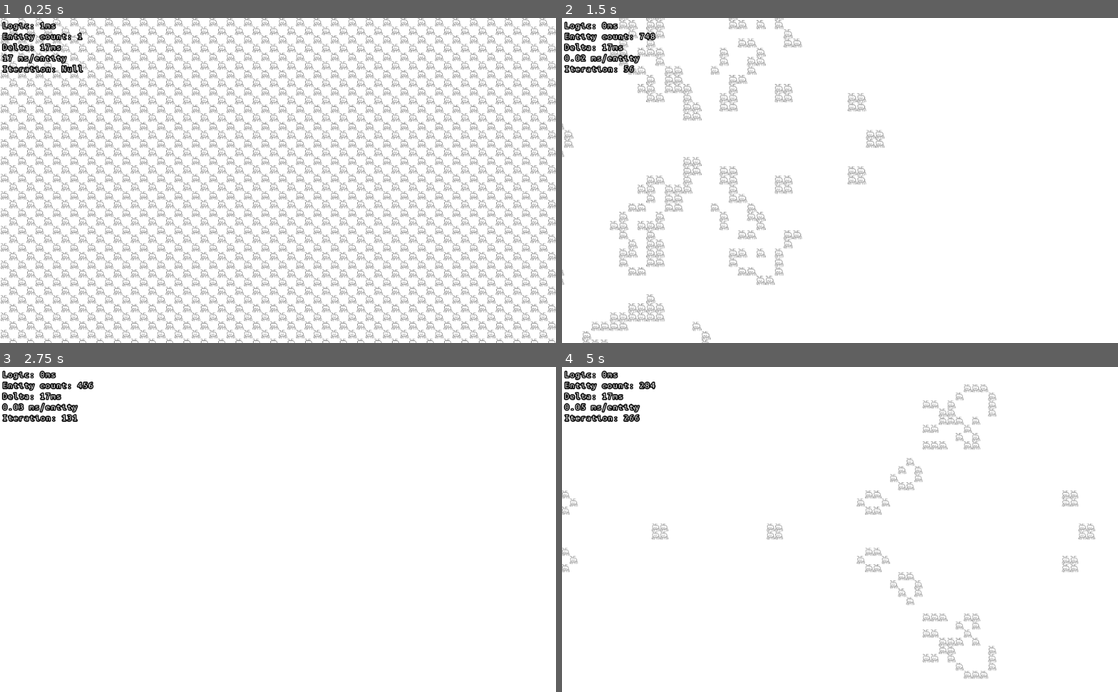
Above: before the commit, frames 1-4 (two rows, left to right).
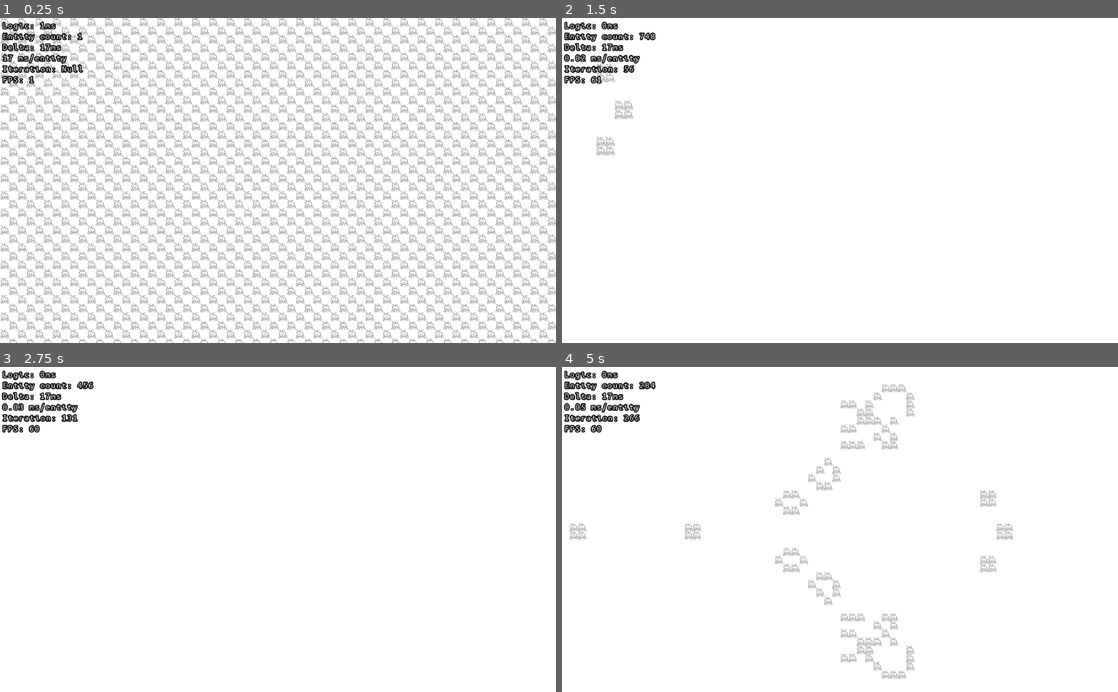
Above: after the commit, the same moments.

Repository: davidneumann/godot_life
Game: Godot game, scene res://Main.tscn
Two runs of this game, one before a commit and one after it. Both use one fixed random seed, a clock stepped at 60 frames per second and the inputs below.
Inputs (mouse positions are in pixels of both pictures, inside the frame that each line leads up to):
- Up to frame 1 (0.25 s): no input
- Up to frame 2 (1.5 s): tap Enter at 0.5 s; move the mouse to (962, 164) at 0.52 s; hold Right (ui_right) 0.53-1.28 s; hold Space (start) 0.53-1.28 s; move the mouse to (728, 196) at 1.27 s; hold Down (ui_down) from 1.28 s (still down); tap Mouse wheel up (zoom_in) at 1.35 s
- Up to frame 3 (2.75 s): move the mouse to (333, 458) at 2.02 s; release Down (ui_down) at 2.03 s; hold Right (ui_right) from 2.03 s (still down); hold Mouse wheel down (zoom_out) from 2.03 s (still down)
- Up to frame 4 (5 s): move the mouse to (812, 594) at 2.77 s; release Right (ui_right) at 2.78 s; release Mouse wheel down (zoom_out) at 2.78 s; hold Up (ui_up) 2.78-3.53 s; tap Space (start) at 2.85, 3.5 s; move the mouse to (1006, 578) at 3.52 s; hold Mouse wheel up (zoom_in) 3.53-4.28 s; hold Left (ui_left) from 3.53 s (still down); move the mouse to (673, 480) at 4.27 s; tap Mouse wheel down (zoom_out) at 4.35 s

The runs differ from the first frame. In frame 1, less than 0.1% of the frame differs, in the area x 0-7%, y 17-21%; in frame 2, 5.1%, in the area x 0-58%, y 0-100%; in frame 3, 0.1%; in frame 4, 4.7%.

Commit message:
Add FPS display

Diff:
--- a/Label.gd
+++ b/Label.gd
@@ -17,5 +17,6 @@
 	new_text += "\nDelta: " + str(time) + "ms"
 	new_text += "\n" + str(floor(time / last_count * 100) / 100) + " ms/entity"
 	new_text += "\nIteration: " + str(last_iteration_count)
+	new_text += "\nFPS: " + str(Engine.get_frames_per_second())
 	self.text = new_text
 	last_time = start
--- a/Main.gd
+++ b/Main.gd
@@ -16,6 +16,8 @@
 onready var tween = $Camera/Tween
 
 var iteration_count = 0
+
+export var camera_speed = 100
 
 var available_entities = []
 func _ready():
@@ -127,7 +129,7 @@
 		camera_direction += Vector2.DOWN
 	if Input.is_action_pressed("ui_up"):
 		camera_direction += Vector2.UP
-	camera_direction = camera_direction * tile_size
+	camera_direction = camera_direction * tile_size * delta * camera_speed
 	camera.position = camera.position + camera_direction
 
 	handle_zoom(Input.is_action_pressed("zoom_out"), Input.is_action_pressed("zoom_in"))
